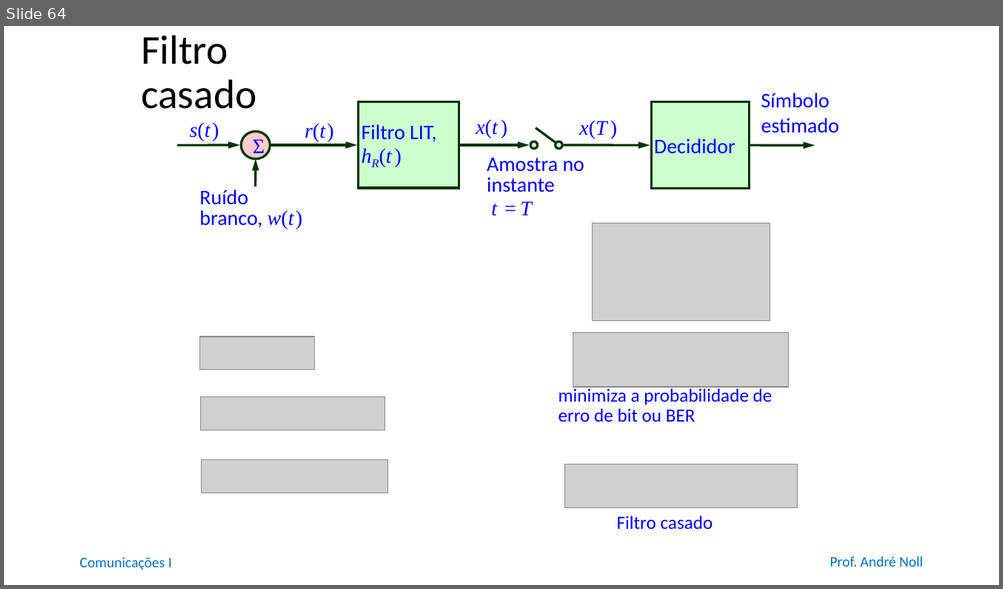
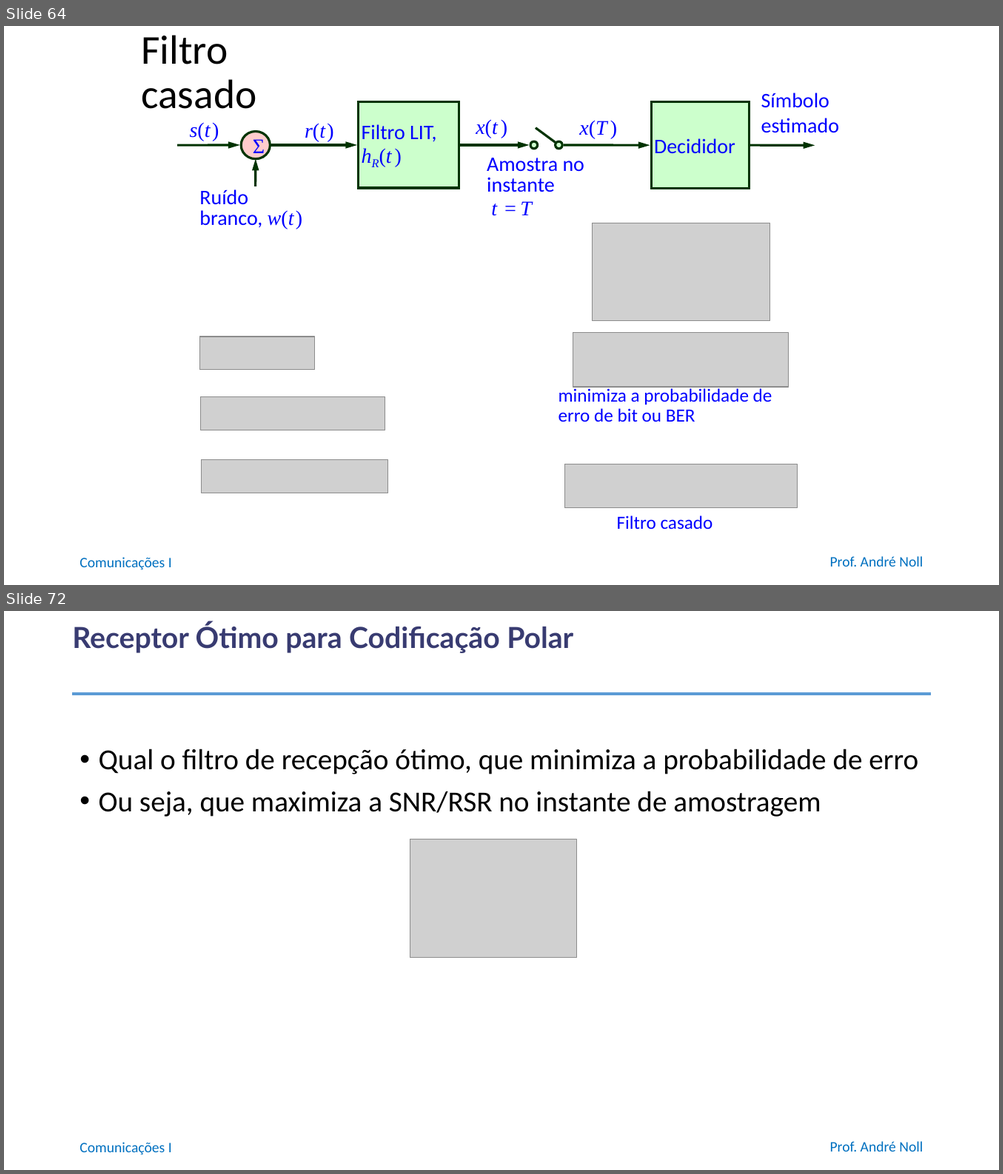
Before and after one commit to anollba/comunicacoes_i_ufrj, a slide deck: slides/Part3 -Digital/03_04_Códigos_linha.pptx. Shown one above the other, each under a label of ours: slide 64 before the commit, slides 64 and 72 after it; the slides between them are not shown. The pictures are 1003x589 and 1003x1174 pixels, drawn with LibreOffice and Linux fonts; fonts in the diff are those of the drawing; grey boxes stand for pictures; background and template pictures are left out. Boxes give left, top, right and bottom in pixels: in the first picture for what was removed or moved away, otherwise in the second. Text is boxed around its words. In the diff, an @@ line names an element or a change of style, - is before the commit and + after.

```diff
--- a/slides/Part3 -Digital/03_04_Códigos_linha.pptx
+++ b/slides/Part3 -Digital/03_04_Códigos_linha.pptx
@@ slide 72 added at (4,611,999,1170), background #FFFFFF; not listed: 2 template elements that a slide beside it also shows @@
@@ title added at (72,623,573,653), 28 pt, text #383B71, bold @@
+Receptor Ótimo para Codificação Polar
@@ line added from (73, 694) to (930, 694), #5B9BD5 3.25 pt @@
@@ text added at (99,749,918,817), 28 pt, text #000000 @@
+• Qual o filtro de recepção ótimo, que minimiza a probabilidade de erro
+• Ou seja, que maximiza a SNR/RSR no instante de amostragem
@@ picture added at (410,840,577,958) @@
```
Also in this commit, not shown: 10 other slides added, 1 other file.
